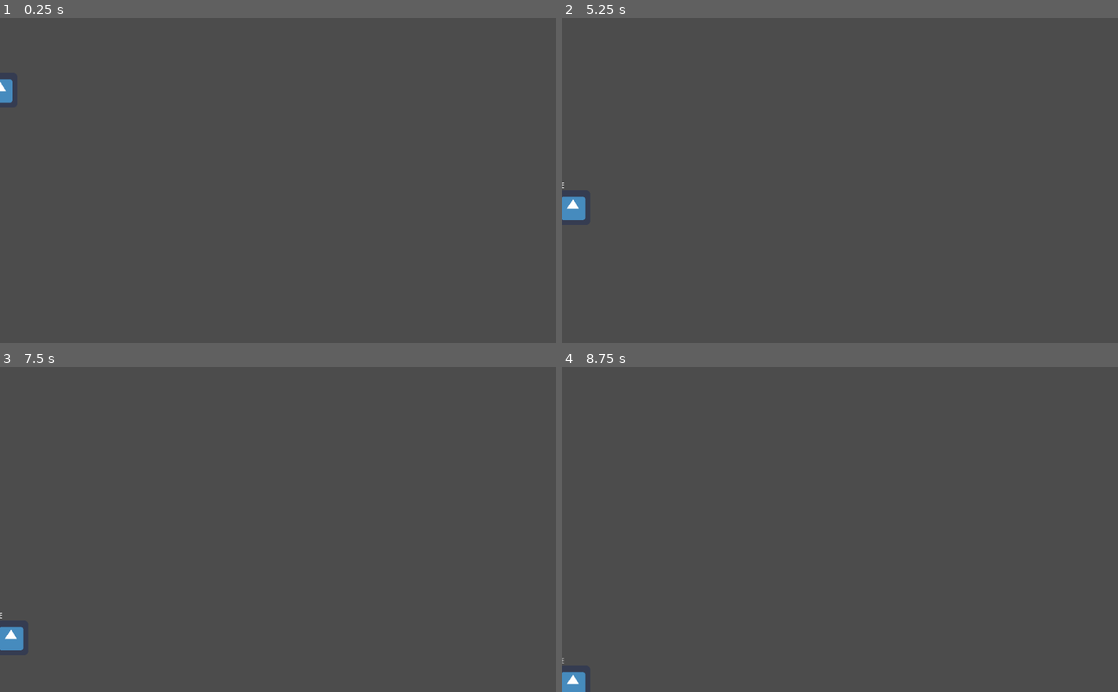
Above: before the commit, frames 1-4 (two rows, left to right).
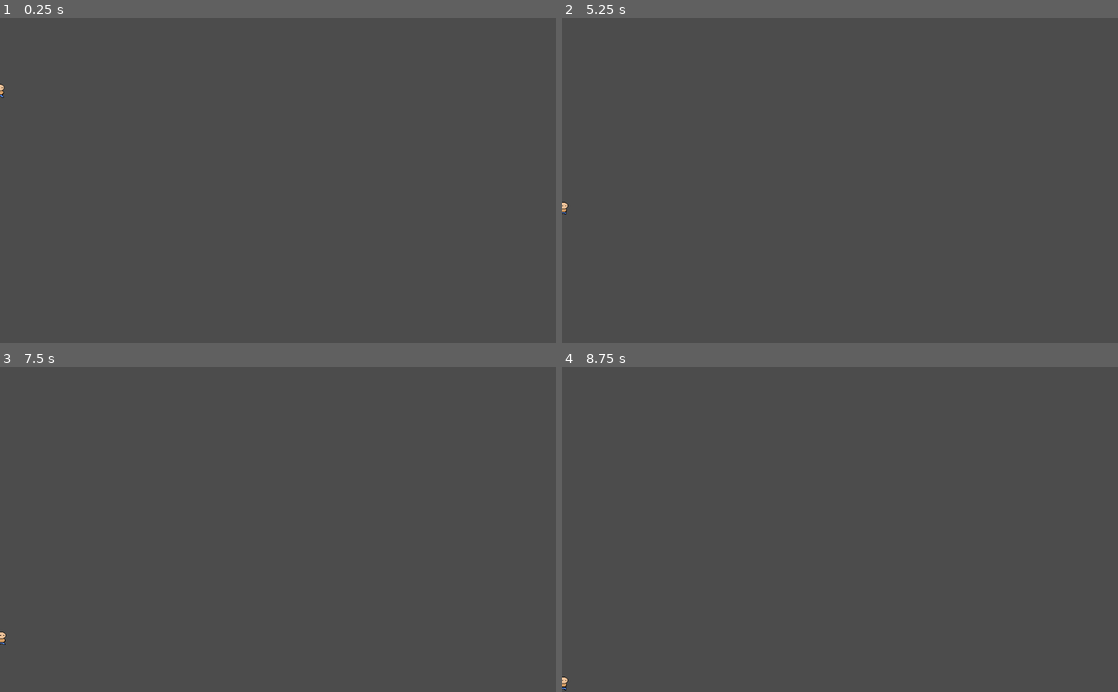
Above: after the commit, the same moments.

Repository: mjmorales/SS_ARPG
Game: Godot game, scene res://scenes/objects/Player.tscn
The game is run twice, just before and just after one commit, with the same random seed, the same clock (stepped at 60 frames per second) and the same inputs. This scene is started directly instead of the project's main scene. The engine's default icon, where the game draws it, is replaced by a stand-in: a white triangle on a blue panel in a dark square.
Inputs:
- Up to frame 1 (0.25 s): no input
- Up to frame 2 (5.25 s): hold Right (ui_right) 0.53-2.03 s; tap Up (ui_up) at 0.77, 1.52, 3.02, 3.77, 4.52 s; tap Enter at 1.25, 2.75, 4.25 s; tap Space at 2, 3.5, 5 s; hold Left (ui_left) 2.03-2.78 s; hold Right (ui_right) 2.78-4.28 s; hold Left (ui_left) 4.28-5.03 s; hold Right (ui_right) from 5.03 s (still down)
- Up to frame 3 (7.5 s): release Right (ui_right) at 5.78 s; hold Left (ui_left) 5.78-7.28 s; tap Up (ui_up) at 6.02, 6.77 s; hold Right (ui_right) from 7.28 s (still down)
- Up to frame 4 (8.75 s): keep holding Right (ui_right); tap Up (ui_up) at 7.52 s

The runs differ from the first frame. In frame 1, 0.2% of the frame differs, in the area x 0-3%, y 18-27%; in frame 2, 0.3%, in the area x 0-5%, y 50-63%; in frame 3, 0.3%; in frame 4, 0.3%.

Commit message:
Added some example animations to a player.

Diff:
--- a/scenes/objects/Player.tscn
+++ b/scenes/objects/Player.tscn
@@ -1,16 +1,70 @@
-[gd_scene load_steps=4 format=2]
+[gd_scene load_steps=19 format=2]
 
 [ext_resource path="res://scenes/objects/Player.gd" type="Script" id=1]
-[ext_resource path="res://icon.png" type="Texture" id=2]
+[ext_resource path="res://assets/Base/Base_head_5.png" type="Texture" id=2]
+[ext_resource path="res://assets/Base/Base_torso_4.png" type="Texture" id=3]
+[ext_resource path="res://assets/Base/Base_legs_4.png" type="Texture" id=4]
+[ext_resource path="res://assets/Base/Base_legs_5.png" type="Texture" id=5]
+[ext_resource path="res://assets/Base/Base_torso_2.png" type="Texture" id=6]
+[ext_resource path="res://assets/Base/Base_legs_3.png" type="Texture" id=7]
+[ext_resource path="res://assets/Base/Base_torso_3.png" type="Texture" id=8]
+[ext_resource path="res://assets/Base/Base_legs_2.png" type="Texture" id=9]
+[ext_resource path="res://assets/Base/Base_head_2.png" type="Texture" id=10]
+[ext_resource path="res://assets/Base/Base_head_3.png" type="Texture" id=11]
+[ext_resource path="res://assets/Base/Base_torso_5.png" type="Texture" id=12]
+[ext_resource path="res://assets/Base/Base_head_4.png" type="Texture" id=13]
+[ext_resource path="res://assets/Base/Base_torso_1.png" type="Texture" id=14]
+[ext_resource path="res://assets/Base/Base_head_1.png" type="Texture" id=15]
+[ext_resource path="res://assets/Base/Base_legs_1.png" type="Texture" id=16]
 
 [sub_resource type="RectangleShape2D" id=1]
-extents = Vector2( 32.2237, 31.6423 )
+extents = Vector2( 7.82186, 13.0821 )
+
+[sub_resource type="Animation" id=2]
+resource_name = "RunningRight"
+length = 0.8
+loop = true
+step = 0.2
+tracks/0/type = "value"
+tracks/0/path = NodePath("Body/Head:texture")
+tracks/0/interp = 1
+tracks/0/loop_wrap = true
+tracks/0/imported = false
+tracks/0/enabled = true
+tracks/0/keys = {
+"times": PoolRealArray( 0, 0.2, 0.4, 0.6, 0.8 ),
+"transitions": PoolRealArray( 1, 1, 1, 1, 1 ),
+"update": 1,
+"values": [ ExtResource( 15 ), ExtResource( 10 ), ExtResource( 11 ), ExtResource( 13 ), ExtResource( 2 ) ]
+}
+tracks/1/type = "value"
+tracks/1/path = NodePath("Body/Torso:texture")
+tracks/1/interp = 1
+tracks/1/loop_wrap = true
+tracks/1/imported = false
+tracks/1/enabled = true
+tracks/1/keys = {
+"times": PoolRealArray( 0, 0.2, 0.4, 0.6, 0.8 ),
+"transitions": PoolRealArray( 1, 1, 1, 1, 1 ),
+"update": 1,
+"values": [ ExtResource( 14 ), ExtResource( 6 ), ExtResource( 8 ), ExtResource( 3 ), ExtResource( 12 ) ]
+}
+tracks/2/type = "value"
+tracks/2/path = NodePath("Body/Legs:texture")
+tracks/2/interp = 1
+tracks/2/loop_wrap = true
+tracks/2/imported = false
+tracks/2/enabled = true
+tracks/2/keys = {
+"times": PoolRealArray( 0, 0.2, 0.4, 0.6, 0.8 ),
+"transitions": PoolRealArray( 1, 1, 1, 1, 1 ),
+"update": 1,
+"values": [ ExtResource( 16 ), ExtResource( 9 ), ExtResource( 7 ), ExtResource( 4 ), ExtResource( 5 ) ]
+}
 
 [node name="Player" type="KinematicBody2D"]
 script = ExtResource( 1 )
-
-[node name="Sprite" type="Sprite" parent="."]
-texture = ExtResource( 2 )
+speed = 200
 
 [node name="CollisionShape2D" type="CollisionShape2D" parent="."]
 shape = SubResource( 1 )
@@ -26,3 +80,25 @@
 }
 
 [node name="Camera2D" type="Camera2D" parent="."]
+
+[node name="Body" type="Node2D" parent="."]
+position = Vector2( 0.643921, -1.50247 )
+__meta__ = {
+"_edit_group_": true
+}
+
+[node name="Legs" type="Sprite" parent="Body"]
+position = Vector2( -0.549057, 2.80114 )
+texture = ExtResource( 9 )
+
+[node name="Torso" type="Sprite" parent="Body"]
+position = Vector2( -0.643921, 2.50247 )
+texture = ExtResource( 6 )
+
+[node name="Head" type="Sprite" parent="Body"]
+position = Vector2( -0.643921, 2.50247 )
+texture = ExtResource( 10 )
+
+[node name="AnimationPlayer" type="AnimationPlayer" parent="."]
+autoplay = "RunningRight"
+anims/RunningRight = SubResource( 2 )
--- a/scenes/ui/JoinServerBtn.gd
+++ b/scenes/ui/JoinServerBtn.gd
@@ -4,6 +4,10 @@
 onready var Network = $"/root/Network"
 
 func _on_JoinServerBtn_pressed():
-	Network.join_server("127.0.0.1")
+	var server_ip_edit = get_parent().get_node("JoinServerIPEdit")
+	var server_ip = "127.0.0.1"
+	if server_ip_edit.text:
+		server_ip = server_ip_edit.text
+	Network.join_server(server_ip)
 	Lobby.register_player(Lobby.my_info)
 	get_tree().change_scene("res://scenes/ui/PreGameLobby.tscn")
Not shown, added: assets/Base.png.import
Binary file added: assets/Base/Base_head_1.png
Not shown, added: assets/Base/Base_head_1.png.import
Binary file added: assets/Base/Base_head_2.png
Not shown, added: assets/Base/Base_head_2.png.import
Binary file added: assets/Base/Base_head_3.png
Not shown, added: assets/Base/Base_head_3.png.import
Binary file added: assets/Base/Base_head_4.png
Not shown, added: assets/Base/Base_head_4.png.import
Binary file added: assets/Base/Base_head_5.png
Not shown, added: assets/Base/Base_head_5.png.import
Binary file added: assets/Base/Base_legs_1.png
(and 19 more such lines)
